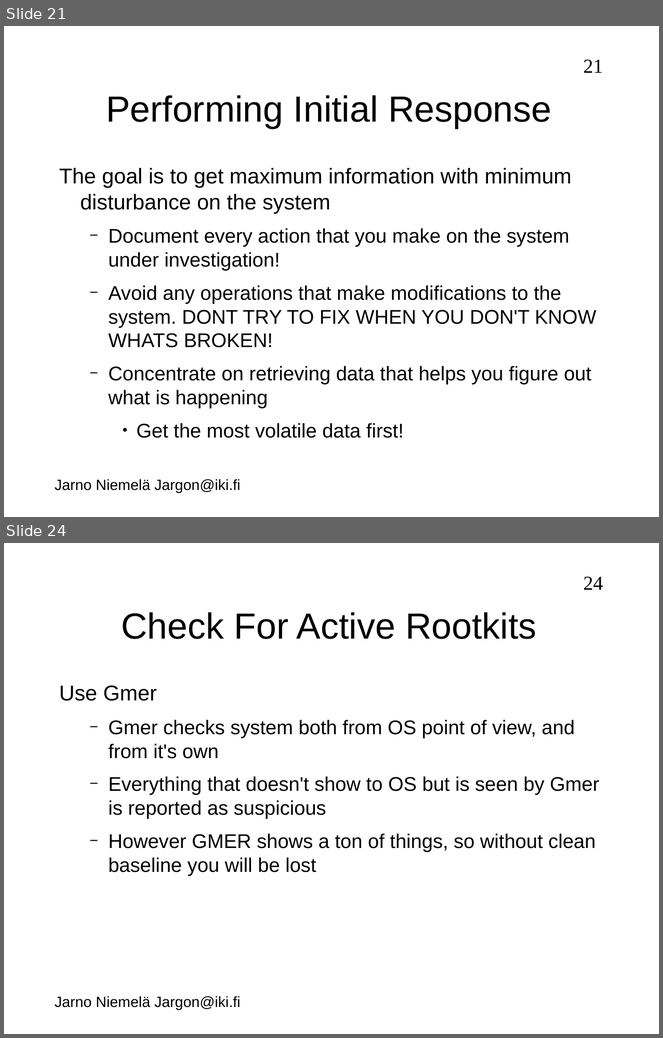
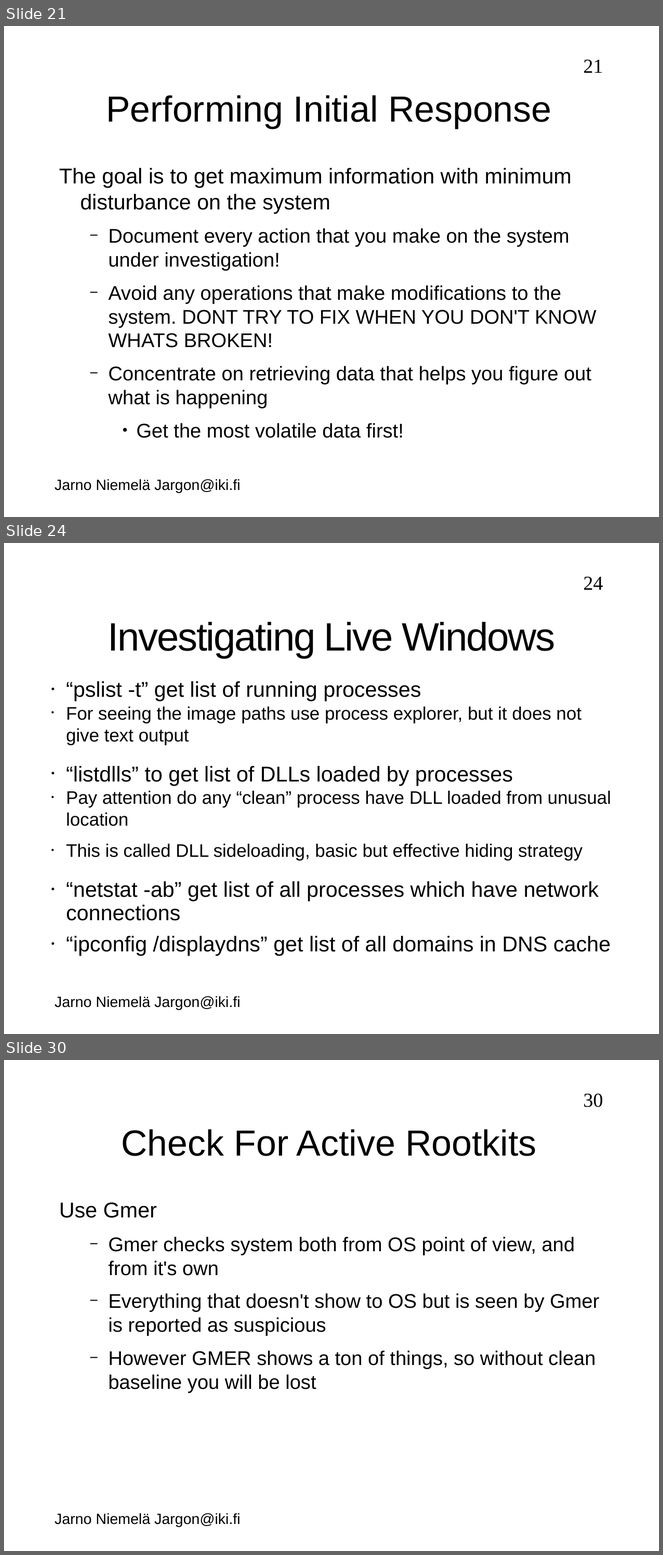
Before and after one commit to jarno-niemela/corporate_cyber_defence, a slide deck: Incident Response/IncidentResponse.odp. Shown one above the other, each under a label of ours: slides 21 and 24 before the commit, slides 21, 24 and 30 after it; the slides between them are not shown. The pictures are 663x1038 and 663x1555 pixels, drawn with LibreOffice and Linux fonts; fonts in the diff are those of the drawing; background and template pictures are left out. Boxes give left, top, right and bottom in pixels: in the first picture for what was removed or moved away, otherwise in the second. Text is boxed around its words. In the diff, an @@ line names an element or a change of style, - is before the commit and + after.

```diff
--- a/Incident Response/IncidentResponse.odp
+++ b/Incident Response/IncidentResponse.odp
@@ slide 24 added at (x1=4, y1=543, x2=659, y2=1034), background #FFFFFF; not listed: 2 template elements that a slide beside it also shows @@
@@ title added at (x1=108, y1=622, x2=555, y2=658), 48 pt, text #000000 @@
+Investigating Live Windows
@@ text added at (x1=66, y1=681, x2=611, y2=956), 22 pt, text #000000 @@
+• “pslist -t” get list of running processes
+• For seeing the image paths use process explorer, but it does not give text output
+• “listdlls” to get list of DLLs loaded by processes
+• Pay attention do any “clean” process have DLL loaded from unusual location
+• This is called DLL sideloading, basic but effective hiding strategy
+• “netstat -ab” get list of all processes which have network connections
+• “ipconfig /displaydns” get list of all domains in DNS cache
@@ what was slide 24 is now slide 30 @@
@@ page number at (x1=583, y1=1093, x2=603, y2=1107): text changed @@
-24
+30
```
Also in this commit, not shown: 4 slides changed, 5 other slides added.
